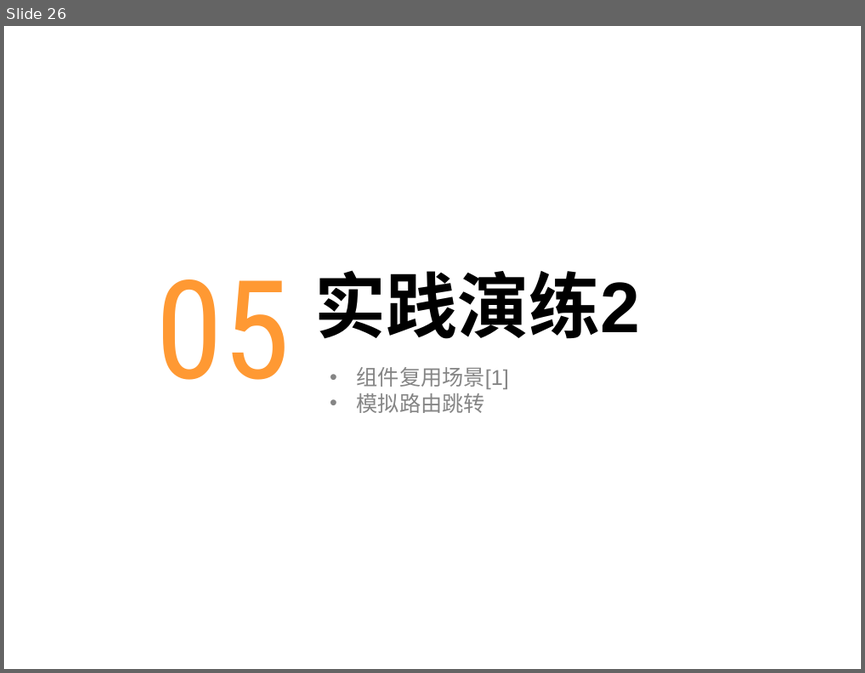
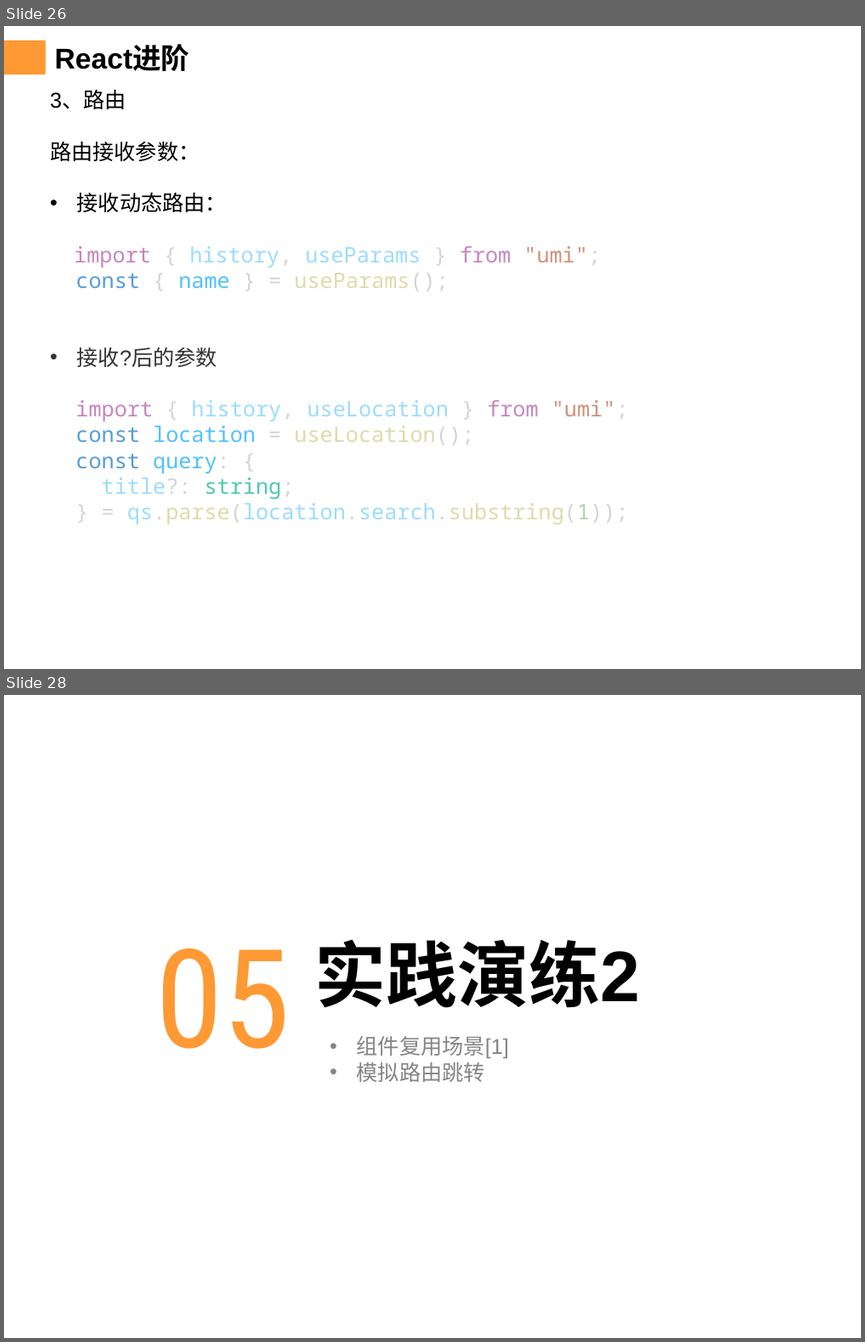
Before and after one commit to chenqiuli/JY-peixun-1, a slide deck: PPT内容-20240103.pptx. Shown one above the other, each under a label of ours: slide 26 before the commit, slides 26 and 28 after it; the slides between them are not shown. The pictures are 865x673 and 865x1342 pixels, drawn with LibreOffice and Linux fonts; fonts in the diff are those of the drawing; background and template pictures are left out. Boxes give left, top, right and bottom in pixels: in the first picture for what was removed or moved away, otherwise in the second. Text is boxed around its words. In the diff, an @@ line names an element or a change of style, - is before the commit and + after.

Commit message:
react进阶

```diff
--- a/PPT内容-20240103.pptx
+++ b/PPT内容-20240103.pptx
@@ slide 26 added at [4, 26, 861, 669], background #FFFFFF; not listed: 1 template element that a slide beside it also shows @@
@@ rectangle added at [4, 40, 45, 72], fill #FF9933 @@
@@ title added at [55, 46, 190, 71], 24 pt, text #000000, bold @@
+React进阶
@@ text added at [50, 91, 629, 524], 18 pt, text #9CDCFE @@
+3、路由
+路由接收参数：
+• 接收动态路由：
+import { history, useParams } from "umi";
+const { name } = useParams();
+• 接收?后的参数
+import { history, useLocation } from "umi";
+const location = useLocation();
+const query: {
+title?: string;
+} = qs.parse(location.search.substring(1));
@@ what was slide 26 is now slide 28 @@
```
Also in this commit, not shown: 2 slides changed, 1 other slide added, 21 other files.
